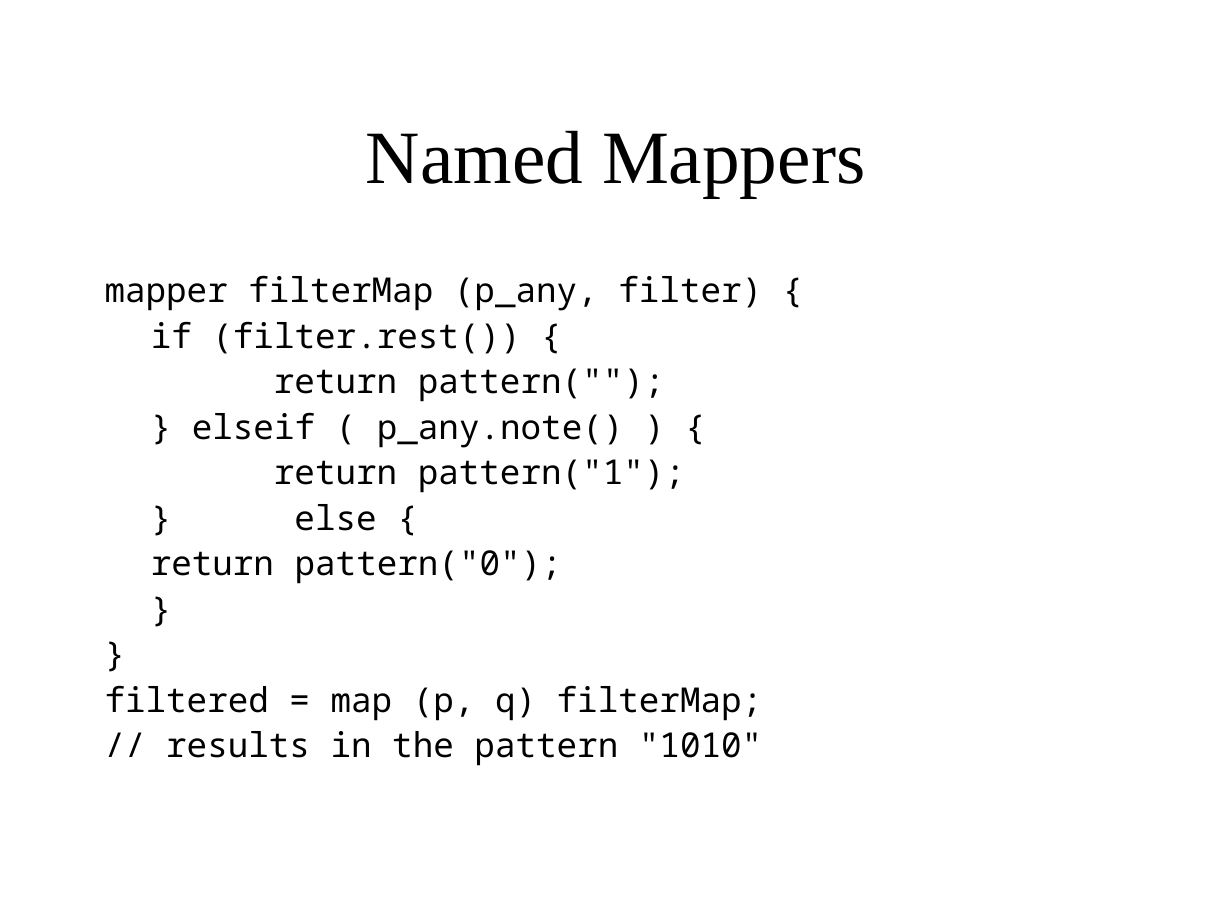
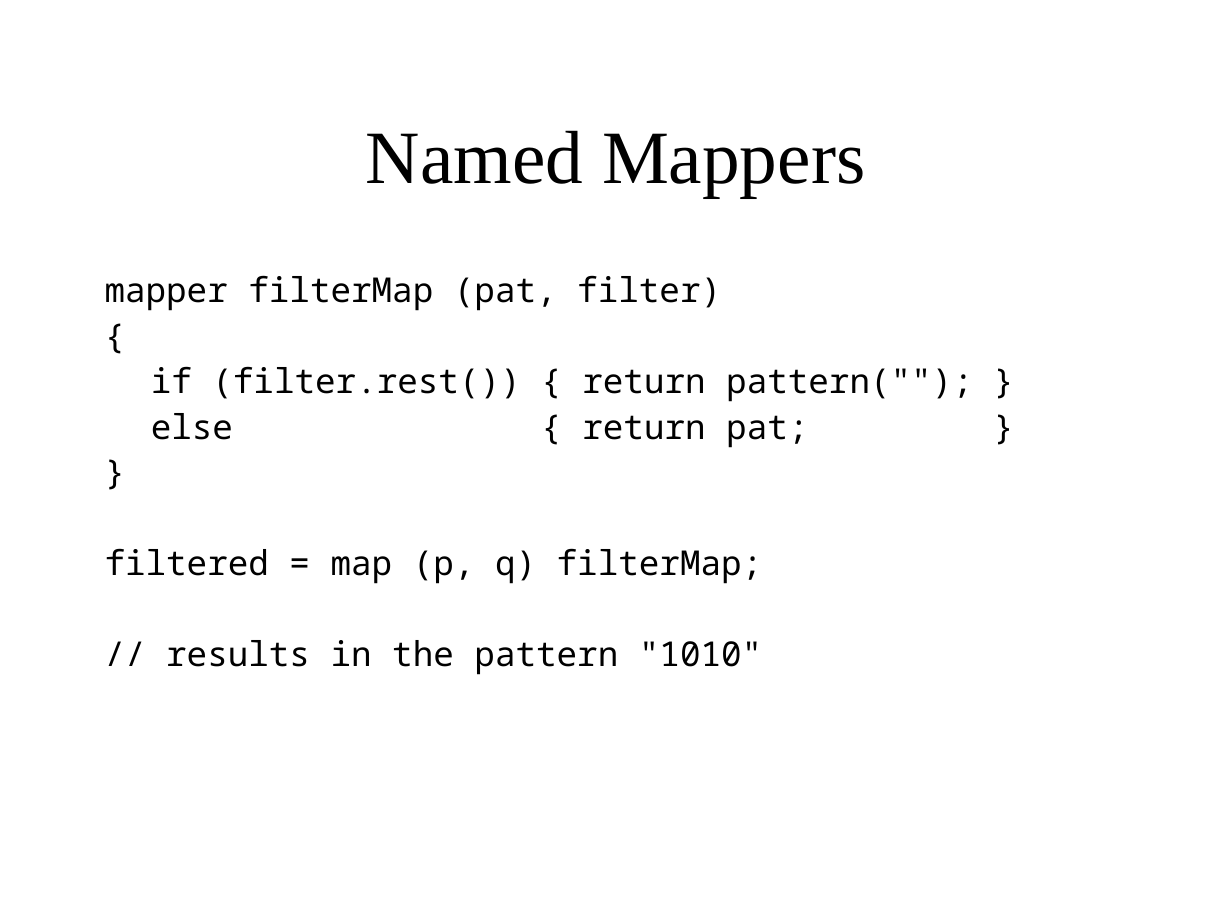
Before and after one commit to waseemilahi/drul, a slide deck: slide 24 of Presentation/Parts1-2.ppt (slide 14 before the commit). Drawn at 1232x924 pixels with LibreOffice and Linux fonts; fonts in the diff are those of the drawing. Boxes give left, top, right and bottom in pixels: in the first picture for what was removed or moved away, otherwise in the second. Text is boxed around its words. In the diff, an @@ line names an element or a change of style, - is before the commit and + after.

```diff
--- a/Presentation/Parts1-2.ppt
+++ b/Presentation/Parts1-2.ppt
@@ text at bbox=[105, 275, 973, 448]: text changed @@
-mapper filterMap (p_any, filter) {
-if (filter.rest()) {
-return pattern("");
-} elseif ( p_any.note() ) {
-return pattern("1");
-} else {
-return pattern("0");
-}
+mapper filterMap (pat, filter)
+{
+if (filter.rest()) { return pattern(""); }
+else { return pat; }
```
Also in this commit, not shown: 10 other slides changed, 22 slides added, 3 slides removed.
